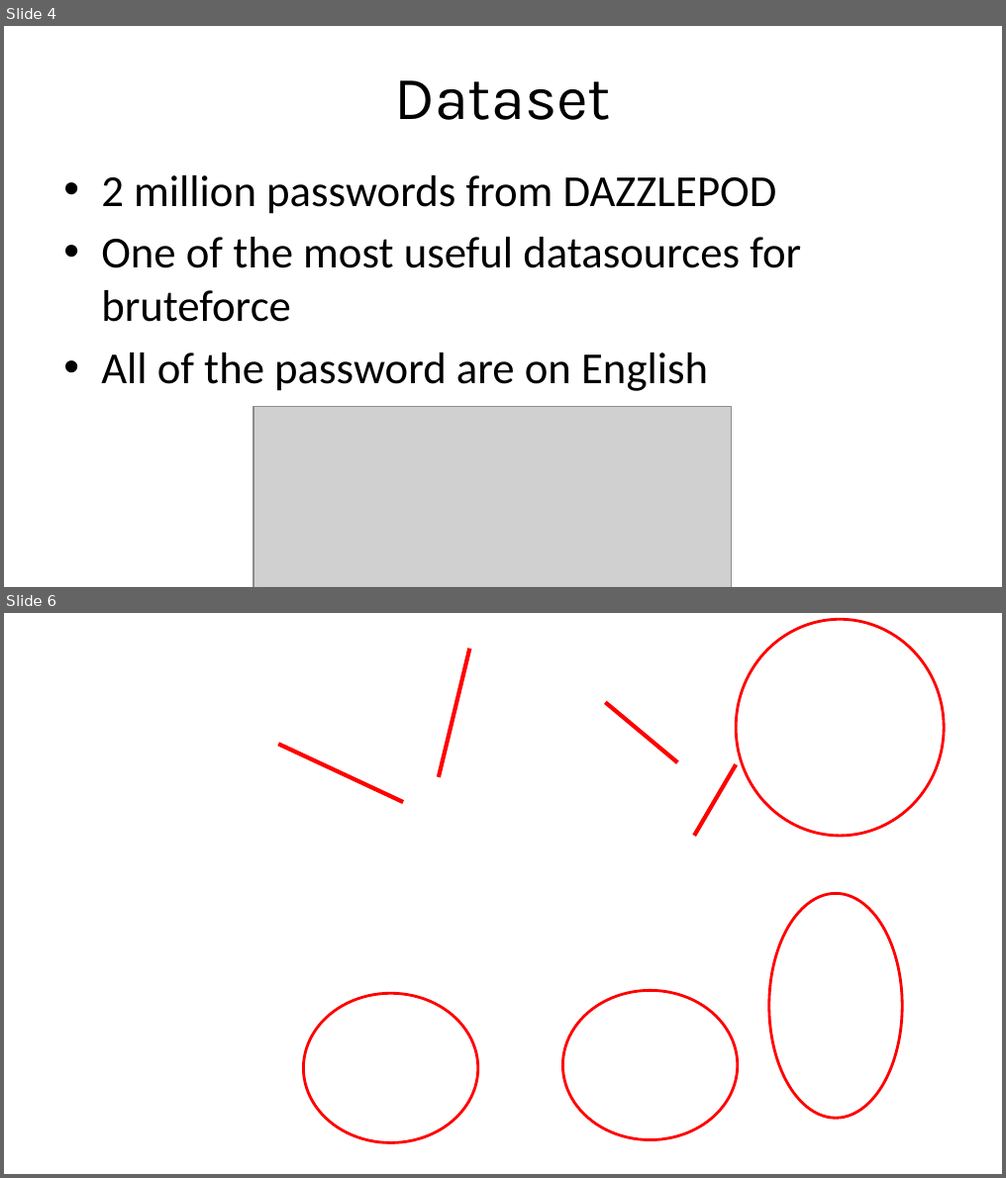
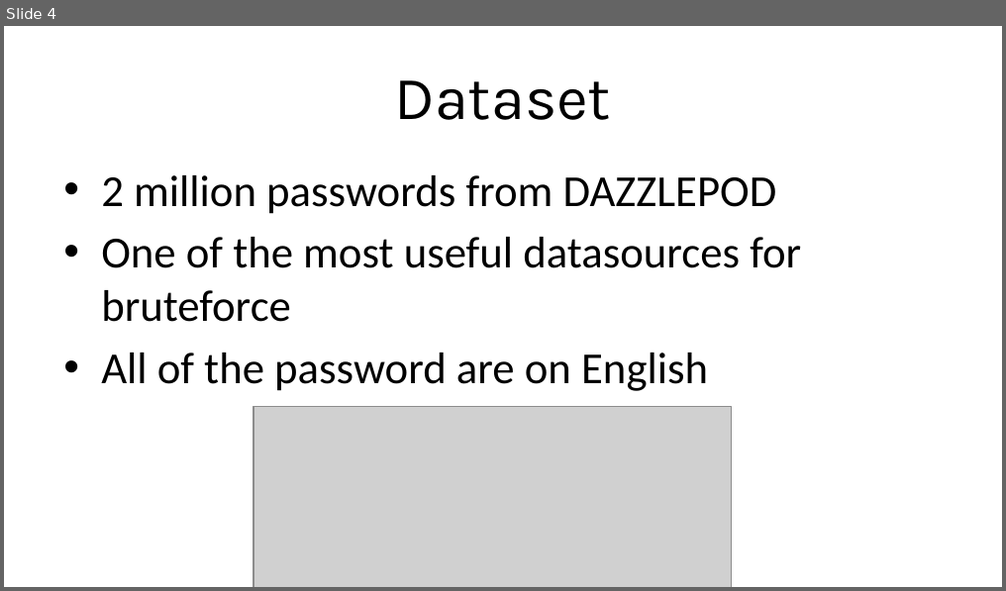
Before and after one commit to dimgold/Passwords_Visualization, a slide deck: Passwords.pptx. Shown one above the other, each under a label of ours: slides 4 and 6 before the commit, slide 4 after it; the slides between them are not shown. The pictures are 1006x1178 and 1006x591 pixels, drawn with LibreOffice and Linux fonts; fonts in the diff are those of the drawing; grey boxes stand for pictures; background and template pictures are left out. Boxes give left, top, right and bottom in pixels: in the first picture for what was removed or moved away, otherwise in the second. Text is boxed around its words. In the diff, an @@ line names an element or a change of style, - is before the commit and + after.

Commit message:
update deck

```diff
--- a/Passwords.pptx
+++ b/Passwords.pptx
@@ slide 6 removed at (x1=4, y1=613, x2=1002, y2=1174), background picture (left out) @@
@@ ellipse removed at (x1=736, y1=619, x2=944, y2=836) @@
@@ line removed from (438, 777) to (470, 648) @@
@@ line removed from (606, 703) to (677, 762) @@
@@ line removed from (278, 744) to (403, 803) @@
@@ line removed from (695, 836) to (736, 764) @@
@@ ellipse removed at (x1=769, y1=893, x2=902, y2=1118) @@
@@ ellipse removed at (x1=303, y1=993, x2=478, y2=1143) @@
@@ ellipse removed at (x1=562, y1=990, x2=738, y2=1140) @@
```
Also in this commit, not shown: 4 slides changed, 1 slide added.
